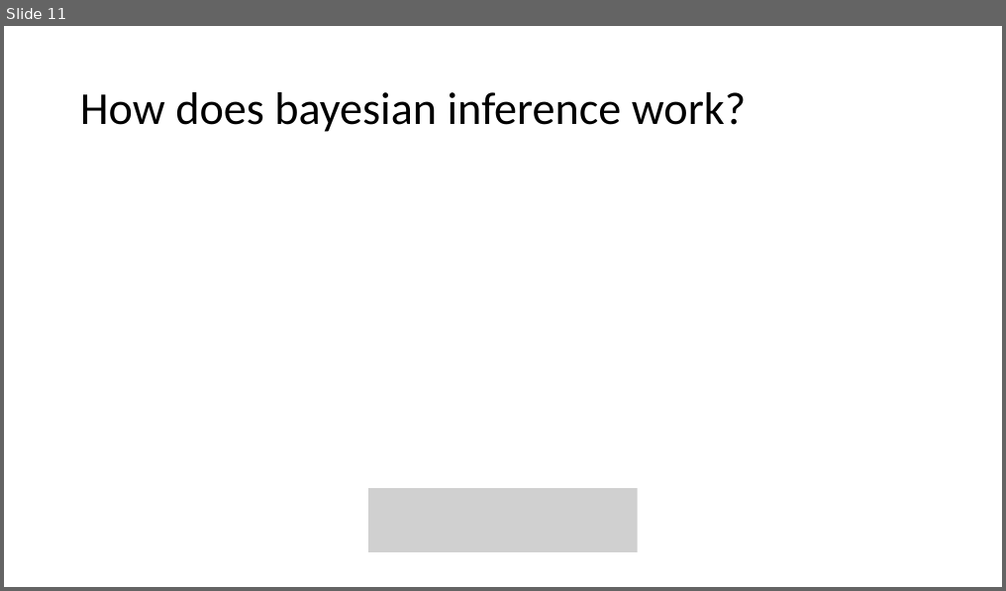
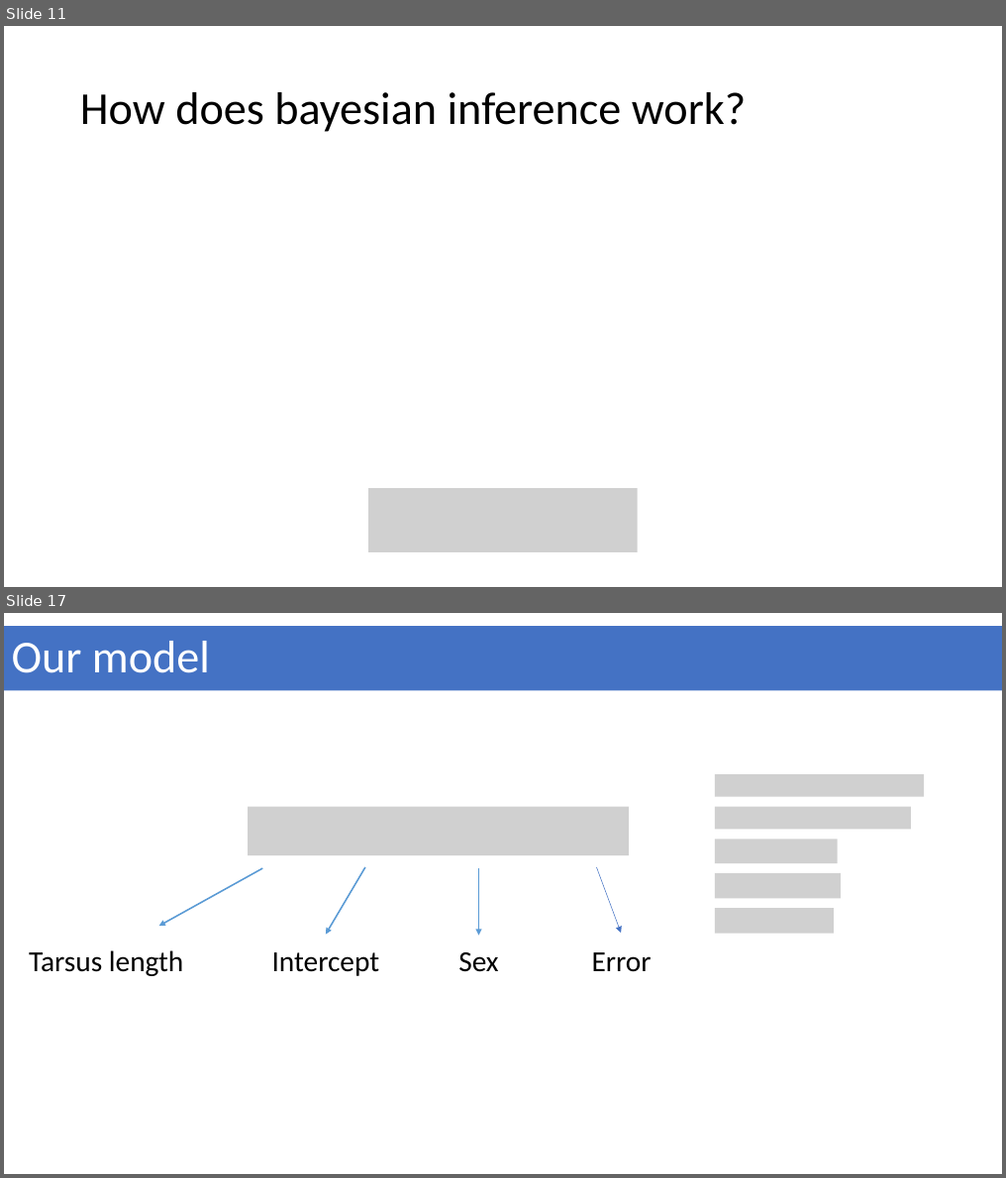
Before and after one commit to geek-lunch/workshops, a slide deck: Intro_to_bayesian/bayesian_stats_with_stan_and_brms.pptx. Shown one above the other, each under a label of ours: slide 11 before the commit, slides 11 and 17 after it; the slides between them are not shown. The pictures are 1006x591 and 1006x1178 pixels, drawn with LibreOffice and Linux fonts; fonts in the diff are those of the drawing; grey boxes stand for pictures. Boxes give left, top, right and bottom in pixels: in the first picture for what was removed or moved away, otherwise in the second. Text is boxed around its words. In the diff, an @@ line names an element or a change of style, - is before the commit and + after.

```diff
--- a/Intro_to_bayesian/bayesian_stats_with_stan_and_brms.pptx
+++ b/Intro_to_bayesian/bayesian_stats_with_stan_and_brms.pptx
@@ slide 17 added at bbox=[4, 613, 1002, 1174], background #FFFFFF @@
@@ rectangle added at bbox=[4, 626, 1002, 690], fill #4472C4, 44 pt, text #FFFFFF @@
+Our model
@@ picture added at bbox=[715, 774, 925, 796] @@
@@ picture added at bbox=[248, 807, 629, 856] @@
@@ picture added at bbox=[715, 807, 912, 830] @@
@@ picture added at bbox=[715, 839, 838, 863] @@
@@ arrow added from (263, 868) to (159, 926), #5B9BD5 1.5 pt @@
@@ arrow added from (365, 867) to (326, 934), #5B9BD5 1.5 pt @@
@@ arrow added from (478, 868) to (478, 936), #5B9BD5 1.5 pt @@
@@ arrow added from (597, 867) to (621, 933), #4472C4 0.5 pt @@
@@ picture added at bbox=[715, 873, 841, 899] @@
@@ picture added at bbox=[715, 909, 835, 934] @@
@@ text added at bbox=[29, 951, 183, 976], 28 pt, text #000000 @@
+Tarsus length
@@ text added at bbox=[272, 953, 380, 976], 28 pt, text #000000 @@
+Intercept
@@ text added at bbox=[458, 953, 498, 972], 28 pt, text #000000 @@
+Sex
@@ text added at bbox=[592, 953, 651, 972], 28 pt, text #000000 @@
+Error
```
Also in this commit, not shown: 9 other slides added.
